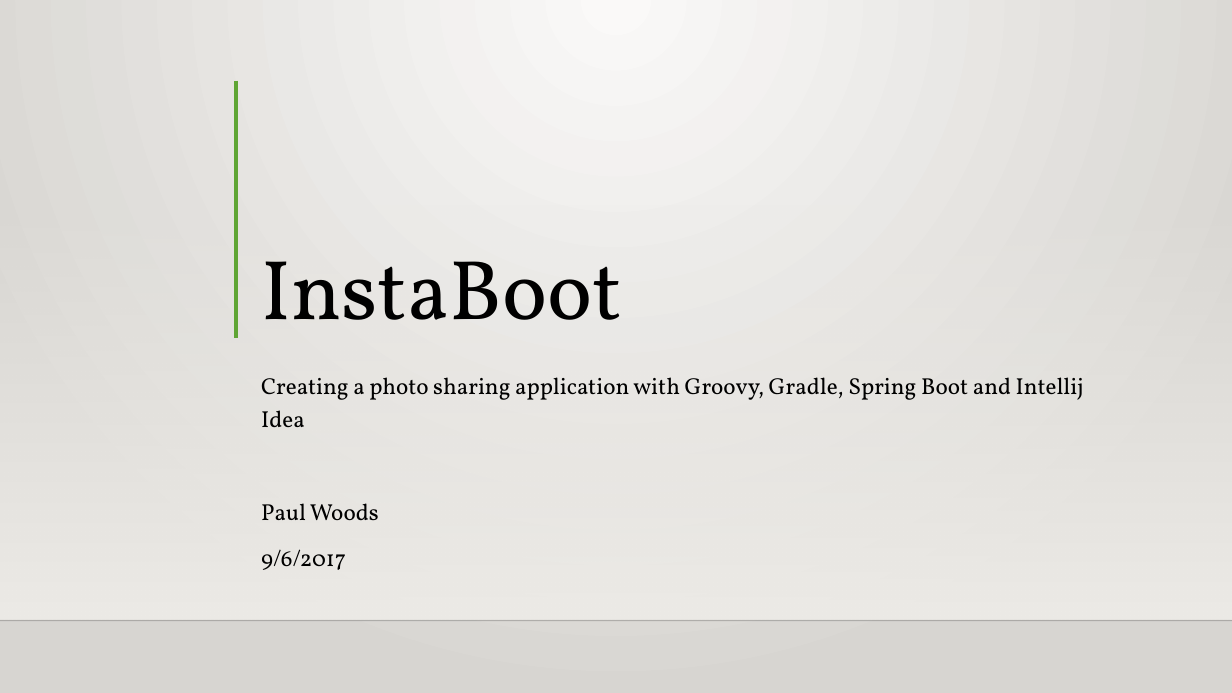
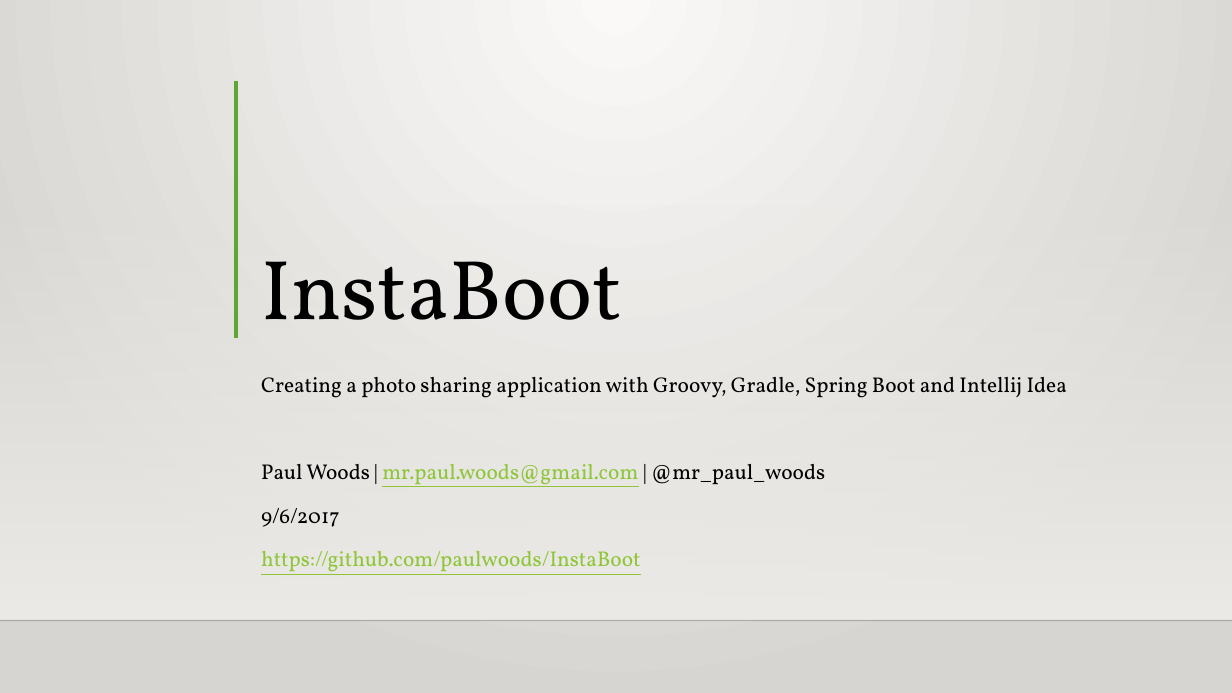
Before and after one commit to paulwoods/InstaBoot, a slide deck: slide 1 of instaboot.pptx. Drawn at 1232x693 pixels with LibreOffice and Linux fonts; fonts in the diff are those of the drawing; background and template pictures are left out. Boxes give left, top, right and bottom in pixels: in the first picture for what was removed or moved away, otherwise in the second. Text is boxed around its words. In the diff, an @@ line names an element or a change of style, - is before the commit and + after.

```diff
--- a/instaboot.pptx
+++ b/instaboot.pptx
@@ subtitle at [261,377,1067,527]: size 18 to 16.6 pt in "Creating a photo sharing application with Groovy, ...", "9/6/2017" @@
@@ subtitle at [261,464,825,487]: text changed; size 18 to 16.6 pt @@
-Paul Woods
+Paul Woods | mr.paul.woods@gmail.com | @mr_paul_woods
@@ subtitle at [261,551,641,575]: paragraph added @@
+https://github.com/paulwoods/InstaBoot
```
Also in this commit, not shown: 1 other slide changed, 16 slides added, 12 slides removed, 16 other files.
